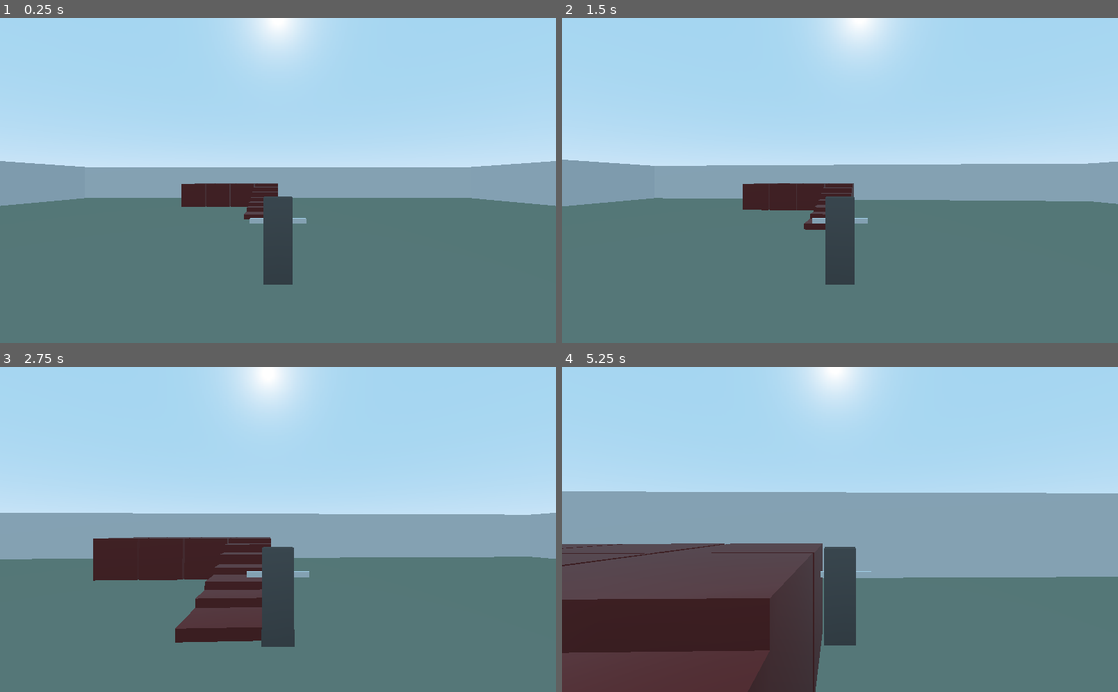
Above: before the commit, frames 1-4 (two rows, left to right).
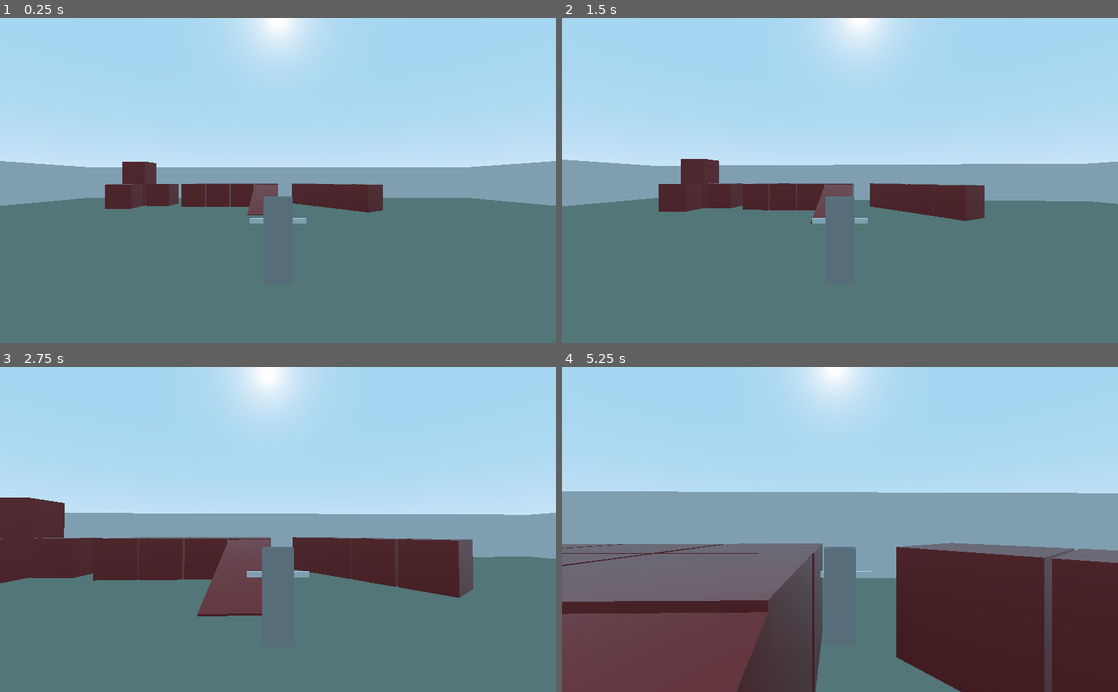
Above: after the commit, the same moments.

Repository: NIK0666/GodotThirdPersonController
Game: Godot game, scene res://TestLevel.tscn
Two runs of this game, one before a commit and one after it. Both use one fixed random seed, a clock stepped at 60 frames per second and the inputs below.
Inputs (mouse positions are in pixels of both pictures, inside the frame that each line leads up to):
- Up to frame 1 (0.25 s): no input
- Up to frame 2 (1.5 s): tap Enter at 0.5 s; move the mouse to (867, 180) at 0.52 s; hold Mouse wheel up (camera_zoom_in) 0.53-1.28 s; hold W (move_forward) from 0.53 s (still down); move the mouse to (812, 180) at 1.27 s; tap Mouse wheel down (camera_zoom_out) at 1.35 s
- Up to frame 3 (2.75 s): keep holding W (move_forward); move the mouse to (289, 523) at 2.02 s; hold Mouse wheel up (camera_zoom_in) from 2.03 s (still down)
- Up to frame 4 (5.25 s): keep holding W (move_forward); move the mouse to (834, 536) at 2.77 s; release Mouse wheel up (camera_zoom_in) at 2.78 s; tap Mouse wheel down (camera_zoom_out) at 2.85, 4.35 s; move the mouse to (878, 532) at 3.52 s; hold Mouse wheel up (camera_zoom_in) 3.53-4.28 s; move the mouse to (795, 526) at 4.27 s; move the mouse to (845, 529) at 5.02 s; hold Mouse wheel up (camera_zoom_in) from 5.03 s (still down)

The runs differ from the first frame. In frame 1, 4.4% of the frame differs, in the area x 18-69%, y 44-83%; in frame 2, 5.5%; in frame 3, 13%; in frame 4, 31%, in the area x 0-100%, y 38-100%.

Commit message:
Changes

Diff:
--- a/Scripts/Player.gd
+++ b/Scripts/Player.gd
@@ -12,7 +12,7 @@
 const MAX_ROT_Y = 45
 const ZOOM_MIN = 2
 const ZOOM_MAX = 10
-const GRAVITY = 9.8
+const GRAVITY = 9.8 * 4
 
 onready var rotate_node = $SpringArm
 onready var model_node = $CSG_Model
--- a/TestLevel.tscn
+++ b/TestLevel.tscn
@@ -19,13 +19,13 @@
 		get_tree().quit()
 "
 
-[sub_resource type="SpatialMaterial" id=3]
+[sub_resource type="SpatialMaterial" id=2]
 albedo_color = Color( 0.513726, 0.564706, 0.505882, 1 )
 
+[sub_resource type="BoxShape" id=3]
+extents = Vector3( 25, 0.2, 25 )
+
 [sub_resource type="BoxShape" id=4]
-extents = Vector3( 25, 0.2, 25 )
-
-[sub_resource type="BoxShape" id=1]
 extents = Vector3( 0.3, 2, 25 )
 
 [sub_resource type="CubeMesh" id=5]
@@ -37,8 +37,11 @@
 
 [sub_resource type="BoxShape" id=7]
 
+[sub_resource type="BoxShape" id=8]
+extents = Vector3( 1, 1, 2.86814 )
+
 [node name="TestLevel" type="Spatial"]
-script = SubResource( 2 )
+script = SubResource( 1 )
 
 [node name="LevelGeometry" type="Spatial" parent="."]
 
@@ -117,65 +120,24 @@
 [node name="CollisionShape" type="CollisionShape" parent="LevelGeometry/CSGMesh2/StaticBody"]
 shape = SubResource( 7 )
 
-[node name="CSGMesh6" type="CSGMesh" parent="LevelGeometry"]
-transform = Transform( 1, 0, 0, 0, 1, 0, 0, 0, 1, -0.994442, -0.382313, -10.8213 )
-mesh = SubResource( 5 )
-material = SubResource( 6 )
-
-[node name="StaticBody" type="StaticBody" parent="LevelGeometry/CSGMesh6"]
-
-[node name="CollisionShape" type="CollisionShape" parent="LevelGeometry/CSGMesh6/StaticBody"]
-shape = SubResource( 7 )
-
-[node name="CSGMesh18" type="CSGMesh" parent="LevelGeometry"]
-transform = Transform( 1, 0, 0, 0, 1, 0, 0, 0, 1, -0.994442, -0.623979, -9.53038 )
-mesh = SubResource( 5 )
-material = SubResource( 6 )
-
-[node name="StaticBody" type="StaticBody" parent="LevelGeometry/CSGMesh18"]
-
-[node name="CollisionShape" type="CollisionShape" parent="LevelGeometry/CSGMesh18/StaticBody"]
-shape = SubResource( 7 )
-
-[node name="CSGMesh7" type="CSGMesh" parent="LevelGeometry"]
-transform = Transform( 1, 0, 0, 0, 1, 0, 0, 0, 1, -0.994442, -0.137587, -11.7189 )
-mesh = SubResource( 5 )
-material = SubResource( 6 )
-
-[node name="StaticBody" type="StaticBody" parent="LevelGeometry/CSGMesh7"]
-
-[node name="CollisionShape" type="CollisionShape" parent="LevelGeometry/CSGMesh7/StaticBody"]
-shape = SubResource( 7 )
-
-[node name="CSGMesh8" type="CSGMesh" parent="LevelGeometry"]
-transform = Transform( 1, 0, 0, 0, 1, 0, 0, 0, 1, -0.994442, 0.108845, -12.877 )
-mesh = SubResource( 5 )
-material = SubResource( 6 )
-
-[node name="StaticBody" type="StaticBody" parent="LevelGeometry/CSGMesh8"]
-
-[node name="CollisionShape" type="CollisionShape" parent="LevelGeometry/CSGMesh8/StaticBody"]
-shape = SubResource( 7 )
-
-[node name="CSGMesh9" type="CSGMesh" parent="LevelGeometry"]
-transform = Transform( 1, 0, 0, 0, 1, 0, 0, 0, 1, -0.994442, 0.478877, -13.8266 )
-mesh = SubResource( 5 )
-material = SubResource( 6 )
-
-[node name="StaticBody" type="StaticBody" parent="LevelGeometry/CSGMesh9"]
-
-[node name="CollisionShape" type="CollisionShape" parent="LevelGeometry/CSGMesh9/StaticBody"]
-shape = SubResource( 7 )
-
-[node name="CSGMesh19" type="CSGMesh" parent="LevelGeometry"]
-transform = Transform( 1, 0, 0, 0, 1, 0, 0, 0, 1, -0.994442, 0.820158, -14.8629 )
-mesh = SubResource( 5 )
+[node name="CSGMesh19" type="CSGBox" parent="LevelGeometry"]
+transform = Transform( 1, 0, 0, 0, 1, 0, 0, 0, 1, -0.994442, 1.00412, -12.5018 )
+depth = 5.0
+material = SubResource( 6 )
+
+[node name="CSGMesh23" type="CSGBox" parent="LevelGeometry/CSGMesh19"]
+transform = Transform( 1, 0, 0, 0, 0.937404, -0.348245, 0, 0.348245, 0.937404, 0, 0.907646, 0.357163 )
+operation = 2
+width = 2.1
+height = 1.8
+depth = 5.5
 material = SubResource( 6 )
 
 [node name="StaticBody" type="StaticBody" parent="LevelGeometry/CSGMesh19"]
 
 [node name="CollisionShape" type="CollisionShape" parent="LevelGeometry/CSGMesh19/StaticBody"]
-shape = SubResource( 7 )
+transform = Transform( 1, 0, 0, 0, 0.934192, -0.356771, 0, 0.356771, 0.934192, 0, -0.924864, -0.177806 )
+shape = SubResource( 8 )
 
 [node name="CSGMesh10" type="CSGMesh" parent="LevelGeometry"]
 transform = Transform( 1, 0, 0, 0, 1, 0, 0, 0, 1, -0.994442, 1.05588, -15.9761 )
@@ -207,6 +169,46 @@
 [node name="CollisionShape" type="CollisionShape" parent="LevelGeometry/CSGMesh12/StaticBody"]
 shape = SubResource( 7 )
 
+[node name="CSGMesh18" type="CSGMesh" parent="LevelGeometry"]
+transform = Transform( 1, 0, 0, 0, 1, 0, 0, 0, 1, -10.7234, 1.05588, -16.689 )
+mesh = SubResource( 5 )
+material = SubResource( 6 )
+
+[node name="StaticBody" type="StaticBody" parent="LevelGeometry/CSGMesh18"]
+
+[node name="CollisionShape" type="CollisionShape" parent="LevelGeometry/CSGMesh18/StaticBody"]
+shape = SubResource( 7 )
+
+[node name="CSGMesh23" type="CSGMesh" parent="LevelGeometry"]
+transform = Transform( 1, 0, 0, 0, 1, 0, 0, 0, 1, -12.8867, 1.05588, -16.689 )
+mesh = SubResource( 5 )
+material = SubResource( 6 )
+
+[node name="StaticBody" type="StaticBody" parent="LevelGeometry/CSGMesh23"]
+
+[node name="CollisionShape" type="CollisionShape" parent="LevelGeometry/CSGMesh23/StaticBody"]
+shape = SubResource( 7 )
+
+[node name="CSGMesh25" type="CSGMesh" parent="LevelGeometry"]
+transform = Transform( 0.996625, 0, 0.0820951, 0, 1, 0, -0.0820951, 0, 0.996625, -12.8867, 1.05588, -14.5814 )
+mesh = SubResource( 5 )
+material = SubResource( 6 )
+
+[node name="StaticBody" type="StaticBody" parent="LevelGeometry/CSGMesh25"]
+
+[node name="CollisionShape" type="CollisionShape" parent="LevelGeometry/CSGMesh25/StaticBody"]
+shape = SubResource( 7 )
+
+[node name="CSGMesh24" type="CSGMesh" parent="LevelGeometry"]
+transform = Transform( 0.999851, 0, 0.017243, 0, 1, 0, -0.017243, 0, 0.999851, -12.8867, 3.05983, -16.689 )
+mesh = SubResource( 5 )
+material = SubResource( 6 )
+
+[node name="StaticBody" type="StaticBody" parent="LevelGeometry/CSGMesh24"]
+
+[node name="CollisionShape" type="CollisionShape" parent="LevelGeometry/CSGMesh24/StaticBody"]
+shape = SubResource( 7 )
+
 [node name="CSGMesh20" type="CSGMesh" parent="LevelGeometry"]
 transform = Transform( 7.19182, 0, 0, 0, 1.6877, 0, 0, 0, 0.392612, 17.7037, 1.68137, -3.34344 )
 mesh = SubResource( 5 )
@@ -287,6 +289,46 @@
 [node name="CollisionShape" type="CollisionShape" parent="LevelGeometry/CSGMesh17/StaticBody"]
 shape = SubResource( 7 )
 
+[node name="CSGMesh29" type="CSGMesh" parent="LevelGeometry"]
+transform = Transform( 0.601062, 0, -0.799202, 0, 1, 0, 0.799202, 0, 0.601062, 2.7864, 1.05588, -17.8508 )
+mesh = SubResource( 5 )
+material = SubResource( 6 )
+
+[node name="StaticBody" type="StaticBody" parent="LevelGeometry/CSGMesh29"]
+
+[node name="CollisionShape" type="CollisionShape" parent="LevelGeometry/CSGMesh29/StaticBody"]
+shape = SubResource( 7 )
+
+[node name="CSGMesh28" type="CSGMesh" parent="LevelGeometry"]
+transform = Transform( 0.601062, 0, -0.799202, 0, 1, 0, 0.799202, 0, 0.601062, 4.02886, 1.05588, -16.1988 )
+mesh = SubResource( 5 )
+material = SubResource( 6 )
+
+[node name="StaticBody" type="StaticBody" parent="LevelGeometry/CSGMesh28"]
+
+[node name="CollisionShape" type="CollisionShape" parent="LevelGeometry/CSGMesh28/StaticBody"]
+shape = SubResource( 7 )
+
+[node name="CSGMesh27" type="CSGMesh" parent="LevelGeometry"]
+transform = Transform( 0.601062, 0, -0.799202, 0, 1, 0, 0.799202, 0, 0.601062, 5.29704, 1.05588, -14.5125 )
+mesh = SubResource( 5 )
+material = SubResource( 6 )
+
+[node name="StaticBody" type="StaticBody" parent="LevelGeometry/CSGMesh27"]
+
+[node name="CollisionShape" type="CollisionShape" parent="LevelGeometry/CSGMesh27/StaticBody"]
+shape = SubResource( 7 )
+
+[node name="CSGMesh26" type="CSGMesh" parent="LevelGeometry"]
+transform = Transform( 0.601062, 0, -0.799202, 0, 1, 0, 0.799202, 0, 0.601062, 6.57699, 1.05588, -12.8106 )
+mesh = SubResource( 5 )
+material = SubResource( 6 )
+
+[node name="StaticBody" type="StaticBody" parent="LevelGeometry/CSGMesh26"]
+
+[node name="CollisionShape" type="CollisionShape" parent="LevelGeometry/CSGMesh26/StaticBody"]
+shape = SubResource( 7 )
+
 [node name="CSGMesh3" type="CSGMesh" parent="LevelGeometry"]
 transform = Transform( 1, 0, 0, 0, 1, 0, 0, 0, 1, -11.7151, 1.00525, 19.9644 )
 mesh = SubResource( 5 )
--- a/project.godot
+++ b/project.godot
@@ -54,7 +54,6 @@
 
 [rendering]
 
-quality/driver/driver_name="GLES2"
 vram_compression/import_etc=true
 vram_compression/import_etc2=false
 environment/default_environment="res://default_env.tres"
Not shown: 6 places in TestLevel.tscn that only renumber resources
